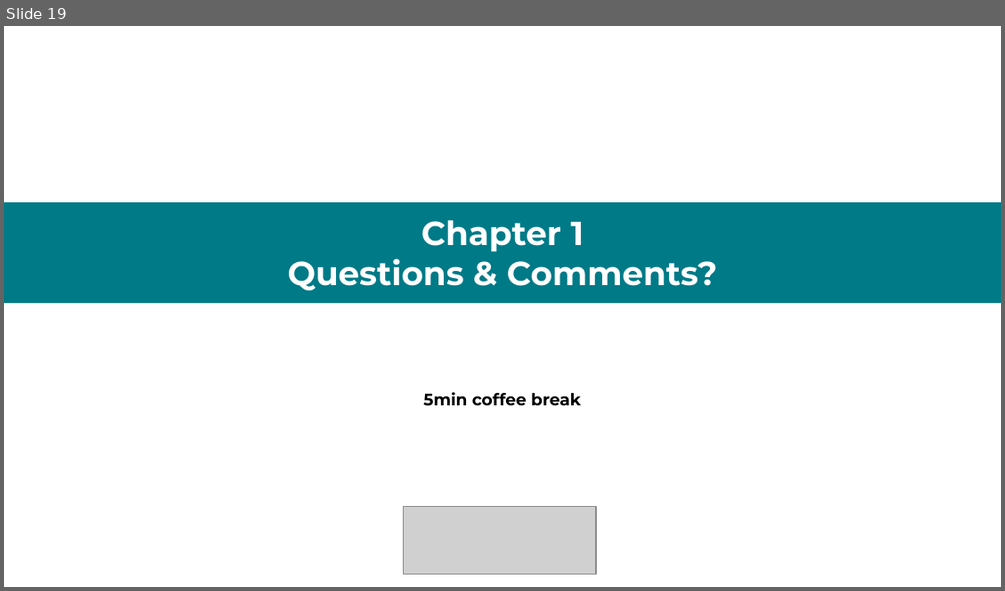
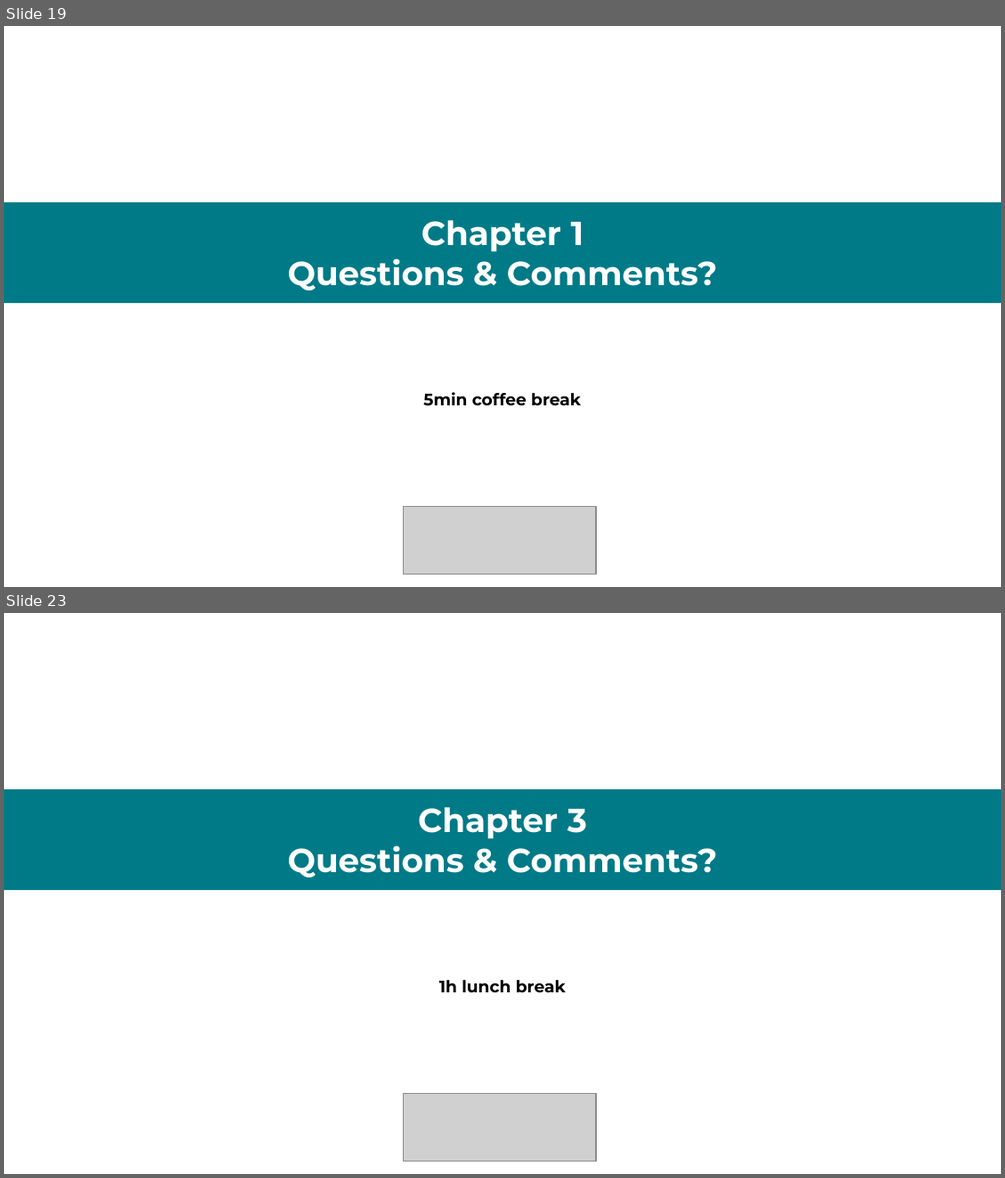
Before and after one commit to RGreinacher/python-workshop-gis-big-data, a slide deck: Slides.pptx. Shown one above the other, each under a label of ours: slide 19 before the commit, slides 19 and 23 after it; the slides between them are not shown. The pictures are 1005x591 and 1005x1178 pixels, drawn with LibreOffice and Linux fonts; fonts in the diff are those of the drawing; grey boxes stand for pictures. Boxes give left, top, right and bottom in pixels: in the first picture for what was removed or moved away, otherwise in the second. Text is boxed around its words. In the diff, an @@ line names an element or a change of style, - is before the commit and + after.

Commit message:
added remaining chapters to slides

```diff
--- a/Slides.pptx
+++ b/Slides.pptx
@@ slide 23 added at box(4, 613, 1001, 1174), background #FFFFFF @@
@@ rectangle added at box(4, 789, 1001, 890), fill #007A87, 24 pt, text #FFFFFF, bold @@
+Chapter 3
+Questions & Comments?
@@ text added at box(439, 980, 566, 992), 12 pt, text #000000, bold @@
+1h lunch break
@@ picture added at box(404, 1094, 596, 1161) @@
```
Also in this commit, not shown: 9 other slides added, 2 other files.
